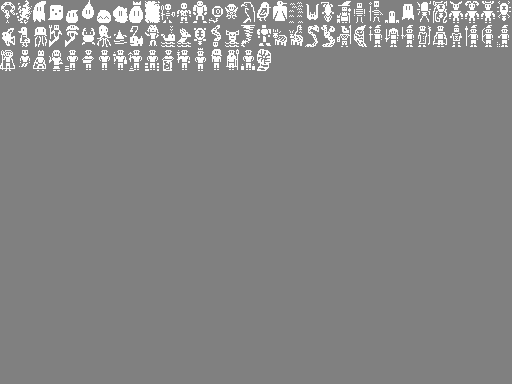
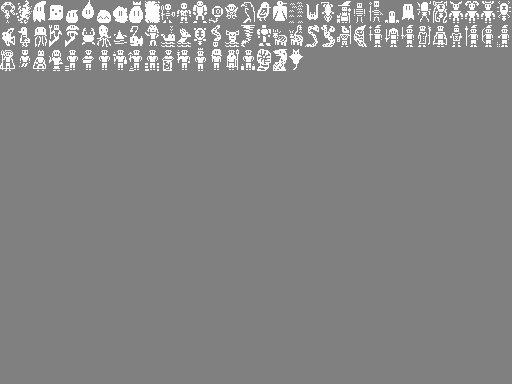
Layer changes from the first 512 × 384 image to the second:
painted on "Background" over <box>273,49,303,71</box>
